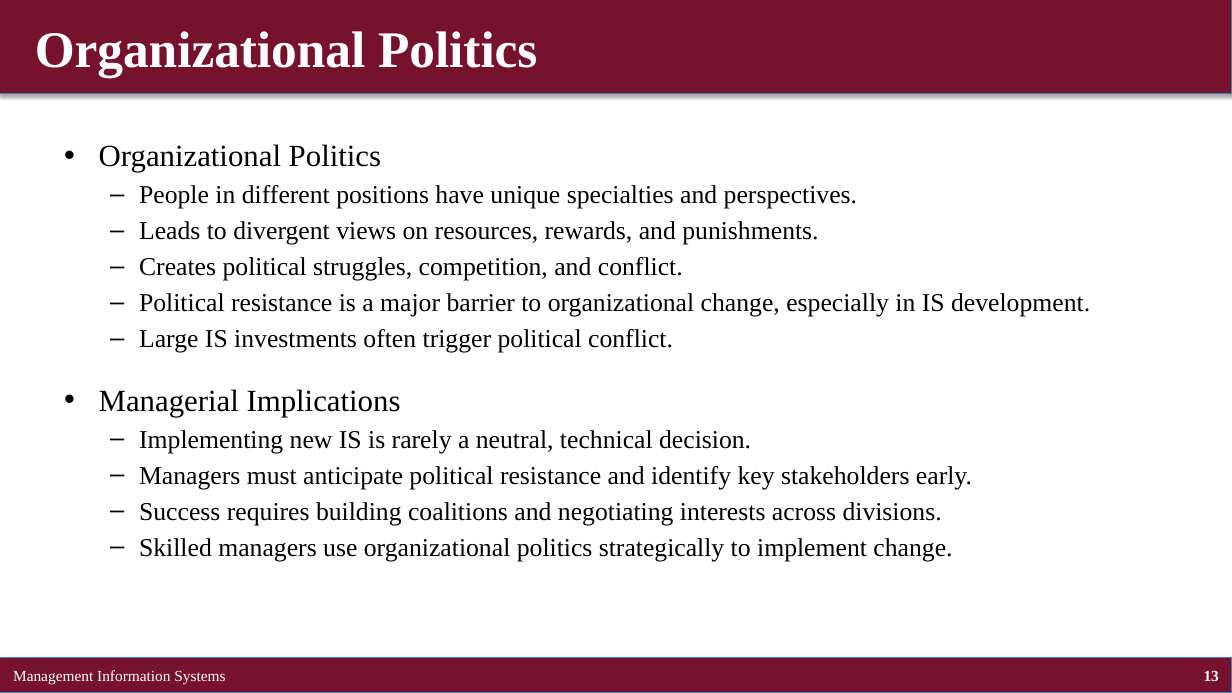
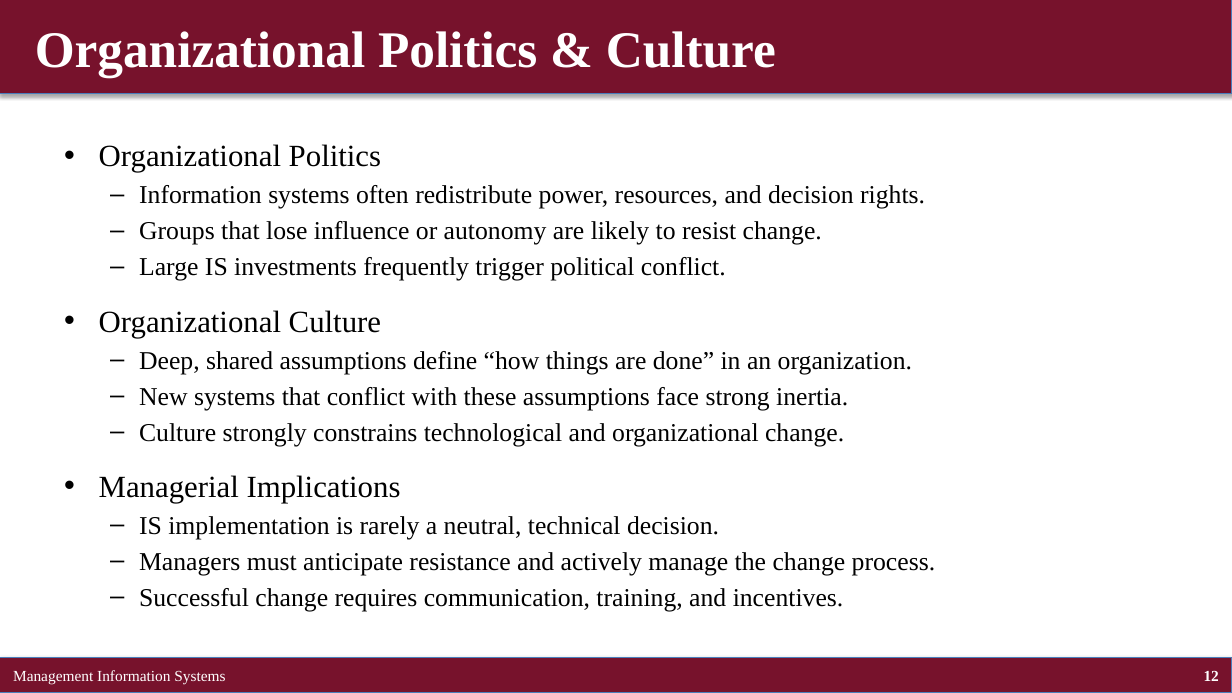
Before and after one commit to brianhwpark/brianhwpark.github.io, a slide deck: slide 12 of files/teaching-resources/concordiacollege-busn-315/busn-315-lecture-note/busn315-ch03.pptx (slide 13 before the commit). Drawn at 1232x693 pixels with LibreOffice and Linux fonts; fonts in the diff are those of the drawing. Boxes give left, top, right and bottom in pixels: in the first picture for what was removed or moved away, otherwise in the second. Text is boxed around its words. In the diff, an @@ line names an element or a change of style, - is before the commit and + after.

```diff
--- a/files/teaching-resources/concordiacollege-busn-315/busn-315-lecture-note/busn315-ch03.pptx
+++ b/files/teaching-resources/concordiacollege-busn-315/busn-315-lecture-note/busn315-ch03.pptx
@@ title at (x1=35, y1=31, x2=776, y2=77): text changed @@
-Organizational Politics
+Organizational Politics & Culture
@@ text at (x1=99, y1=185, x2=925, y2=446): text changed @@
-  – People in different positions have unique specialties and perspectives.
-  – Leads to divergent views on resources, rewards, and punishments.
-  – Creates political struggles, competition, and conflict.
-  – Political resistance is a major barrier to organizational change, especially in IS development.
-  – Large IS investments often trigger political conflict.
+  – Information systems often redistribute power, resources, and decision rights.
+  – Groups that lose influence or autonomy are likely to resist change.
+  – Large IS investments frequently trigger political conflict.
+• Organizational Culture
+  – Deep, shared assumptions define “how things are done” in an organization.
+  – New systems that conflict with these assumptions face strong inertia.
+  – Culture strongly constrains technological and organizational change.
@@ text at (x1=139, y1=516, x2=935, y2=611): text changed @@
-  – Implementing new IS is rarely a neutral, technical decision.
-  – Managers must anticipate political resistance and identify key stakeholders early.
-  – Success requires building coalitions and negotiating interests across divisions.
-  – Skilled managers use organizational politics strategically to implement change.
+  – IS implementation is rarely a neutral, technical decision.
+  – Managers must anticipate resistance and actively manage the change process.
+  – Successful change requires communication, training, and incentives.
@@ page number at (x1=1204, y1=671, x2=1219, y2=681): text changed @@
-13
+12
```
Also in this commit, not shown: 46 other slides changed, 5 slides added, 5 slides removed, 8 other files.
